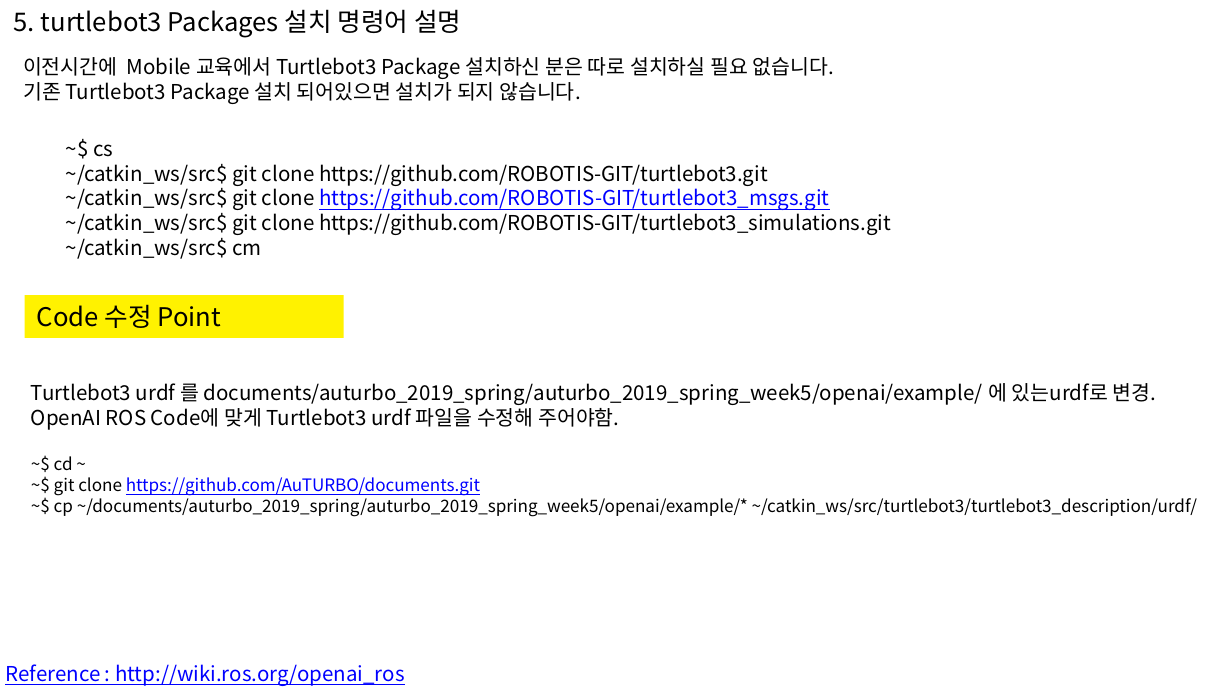
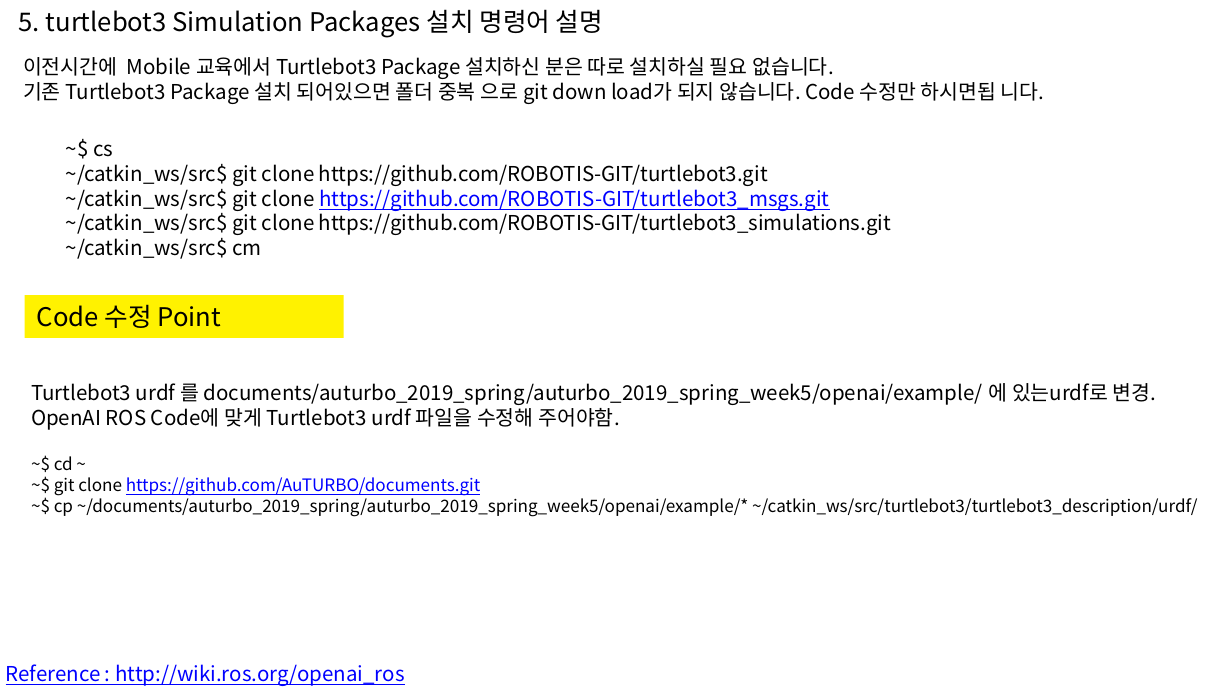
Before and after one commit to jeongam5785/documents, a slide deck: slide 14 of auturbo_2019_spring/auturbo_2019_spring_week5/openai/openai_ros.pptx (slide 10 before the commit). Drawn at 1232x693 pixels with LibreOffice and Linux fonts; fonts in the diff are those of the drawing; background and template pictures are left out. Boxes give left, top, right and bottom in pixels: in the first picture for what was removed or moved away, otherwise in the second. Text is boxed around its words. In the diff, an @@ line names an element or a change of style, - is before the commit and + after.

```diff
--- a/auturbo_2019_spring/auturbo_2019_spring_week5/openai/openai_ros.pptx
+++ b/auturbo_2019_spring/auturbo_2019_spring_week5/openai/openai_ros.pptx
@@ text at box(19, 9, 603, 38): text changed @@
-5. turtlebot3 Packages 설치 명령어 설명
+5. turtlebot3 Simulation Packages 설치 명령어 설명
@@ text at box(23, 82, 1045, 104): text changed @@
-기존 Turtlebot3 Package 설치 되어있으면 설치가 되지 않습니다.
+기존 Turtlebot3 Package 설치 되어있으면 폴더 중복 으로 git down load가 되지 않습니다. Code 수정만 하시면됩 니다.
```
Also in this commit, not shown: 7 other slides changed, 10 slides added, 2 slides removed, 1 other file.
